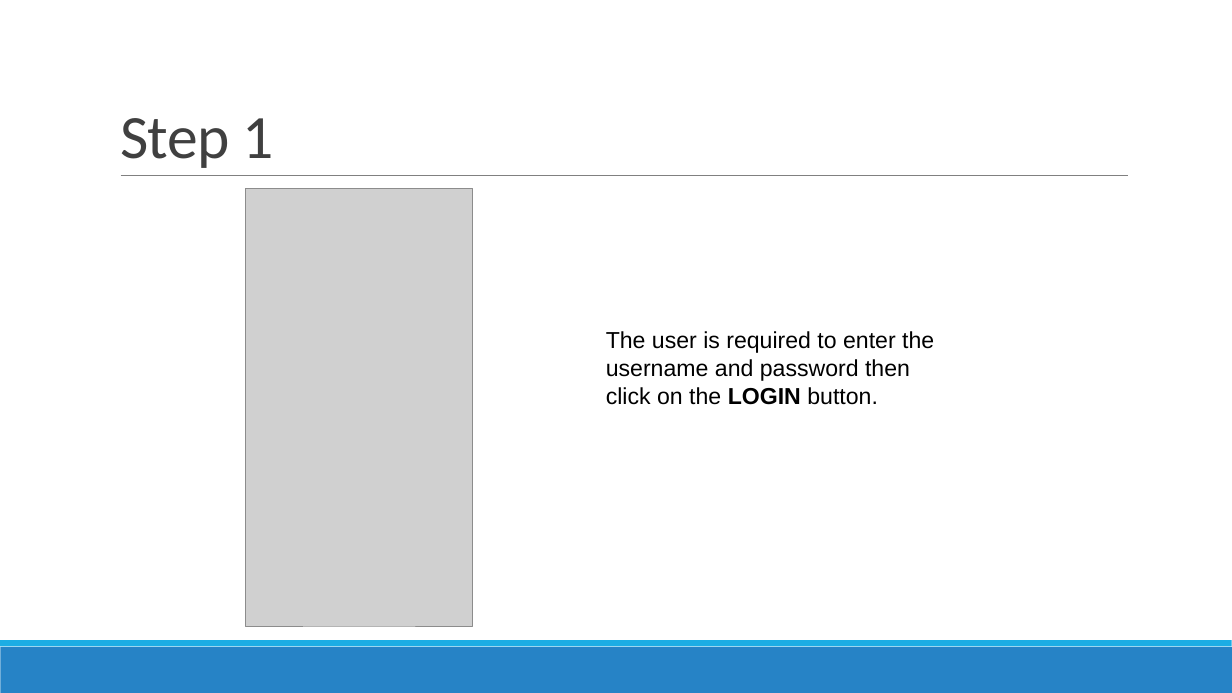
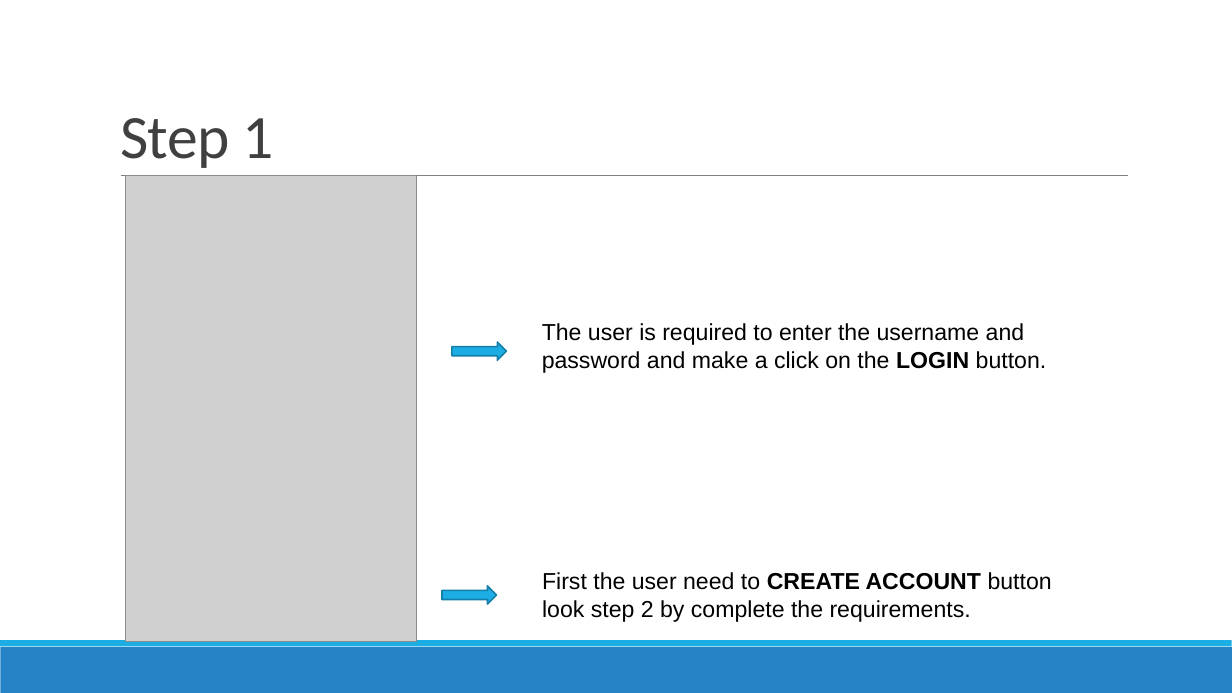
Before and after one commit to FIU-SCIS-Senior-Projects/Smart-Systems-for-Occupancy-and-Building-Energy-Control, a slide deck: slide 3 of Documents/User Manual.pptx. Drawn at 1232x693 pixels with LibreOffice and Linux fonts; fonts in the diff are those of the drawing; grey boxes stand for pictures. Boxes give left, top, right and bottom in pixels: in the first picture for what was removed or moved away, otherwise in the second. Text is boxed around its words. In the diff, an @@ line names an element or a change of style, - is before the commit and + after.

```diff
--- a/Documents/User Manual.pptx
+++ b/Documents/User Manual.pptx
@@ picture added at (125, 176, 416, 641) @@
@@ picture removed at (246, 189, 473, 627) @@
@@ text at (542, 323, 1047, 373): text changed @@
-The user is required to enter the username and password then click on the LOGIN button.
+The user is required to enter the username and password and make a click on the LOGIN button.
@@ right arrow added at (452, 342, 506, 360), fill #1CADE4, outline #1580A9 1.25 pt @@
@@ right arrow added at (442, 586, 496, 604), fill #1CADE4, outline #1580A9 1.25 pt @@
@@ text added at (542, 572, 1052, 622), 18 pt, text #000000 @@
+First the user need to CREATE ACCOUNT button look step 2 by complete the requirements.
```
Also in this commit, not shown: 8 other slides changed, 4 slides added, 6 other files.
